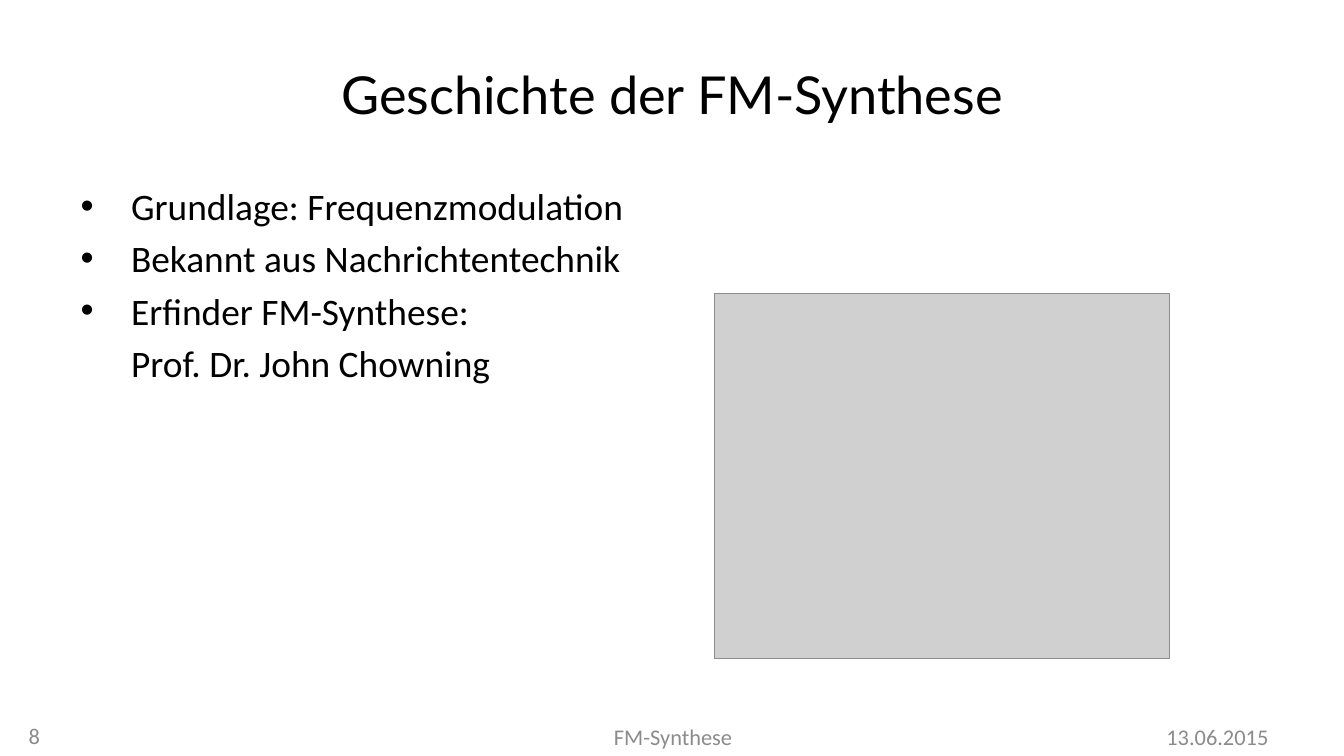
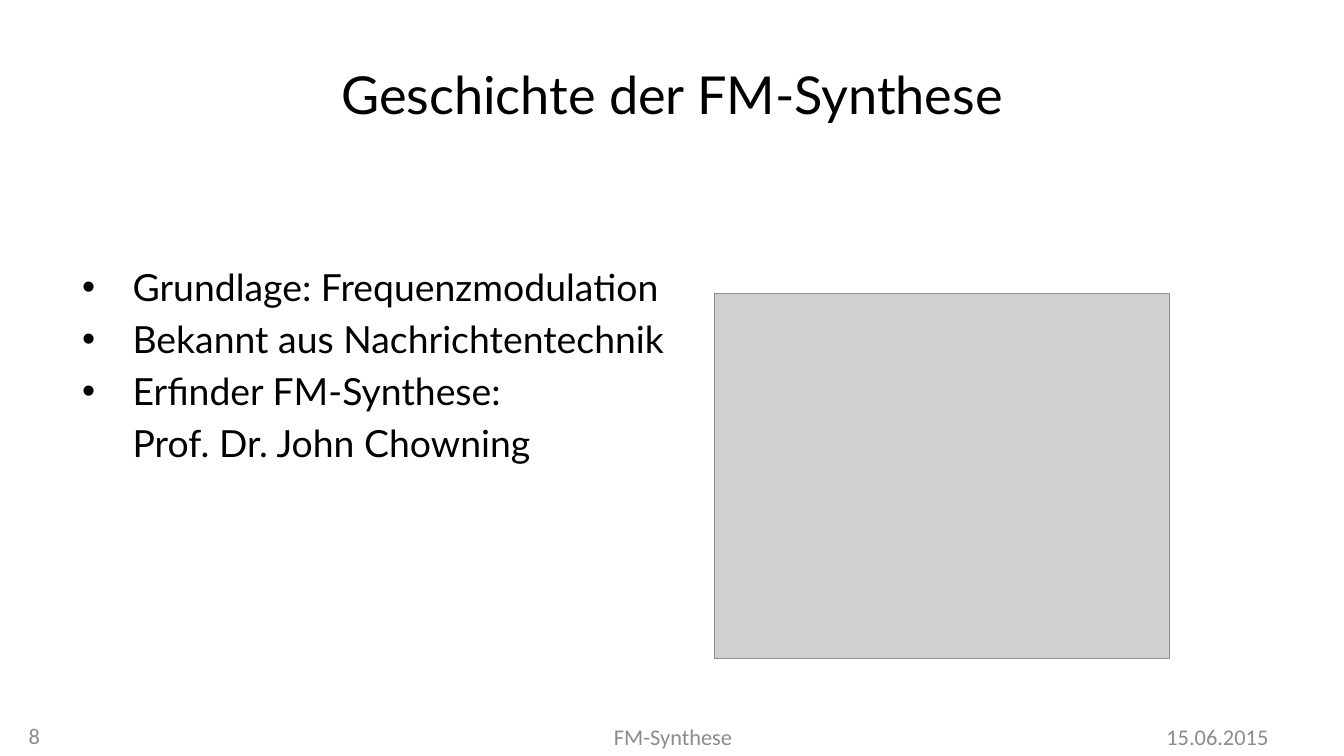
Before and after one commit to MBulli/VSeminar, a slide deck: slide 8 of Praesentation/FMSynthese-Julius.pptx. Drawn at 1344x756 pixels with LibreOffice and Linux fonts; fonts in the diff are those of the drawing; grey boxes stand for pictures; background and template pictures are left out. Boxes give left, top, right and bottom in pixels: in the first picture for what was removed or moved away, otherwise in the second. Text is boxed around its words. In the diff, an @@ line names an element or a change of style, - is before the commit and + after.

```diff
--- a/Praesentation/FMSynthese-Julius.pptx
+++ b/Praesentation/FMSynthese-Julius.pptx
@@ text "Grundlage: Frequenzmodulation": place and size @@
-text "Grundlage: Frequenzmodulation" at [131,194,623,384]
+text "Grundlage: Frequenzmodulation" at [133,273,664,464]
@@ text "Grundlage: Frequenzmodulation" at [133,273,664,464]: font Calibri to Lato @@
@@ text at [1166,730,1268,745]: text changed @@
-13.06.2015
+15.06.2015
```
Also in this commit, not shown: 10 other slides changed, 12 slides added, 1 other file.
